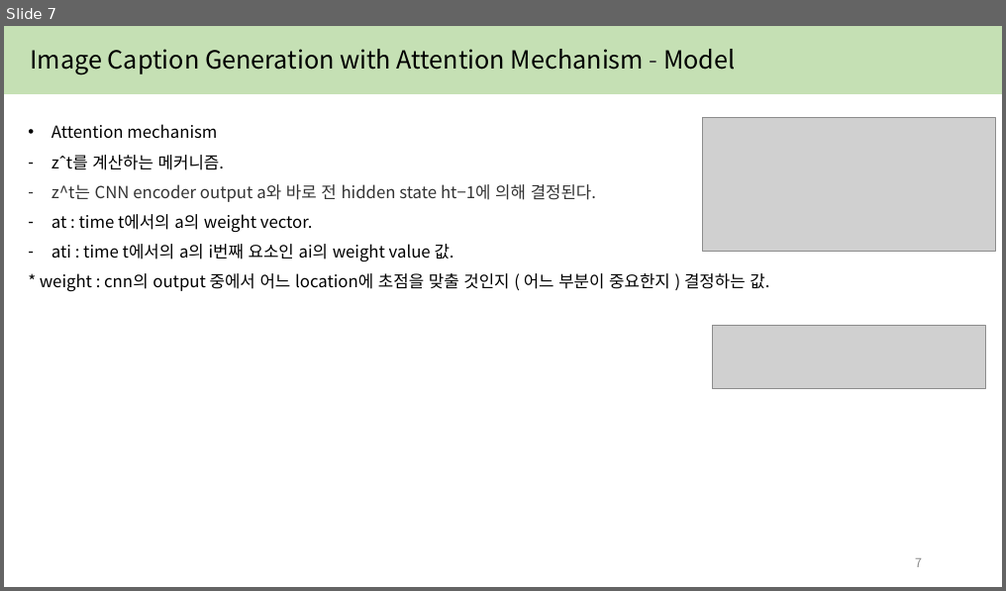
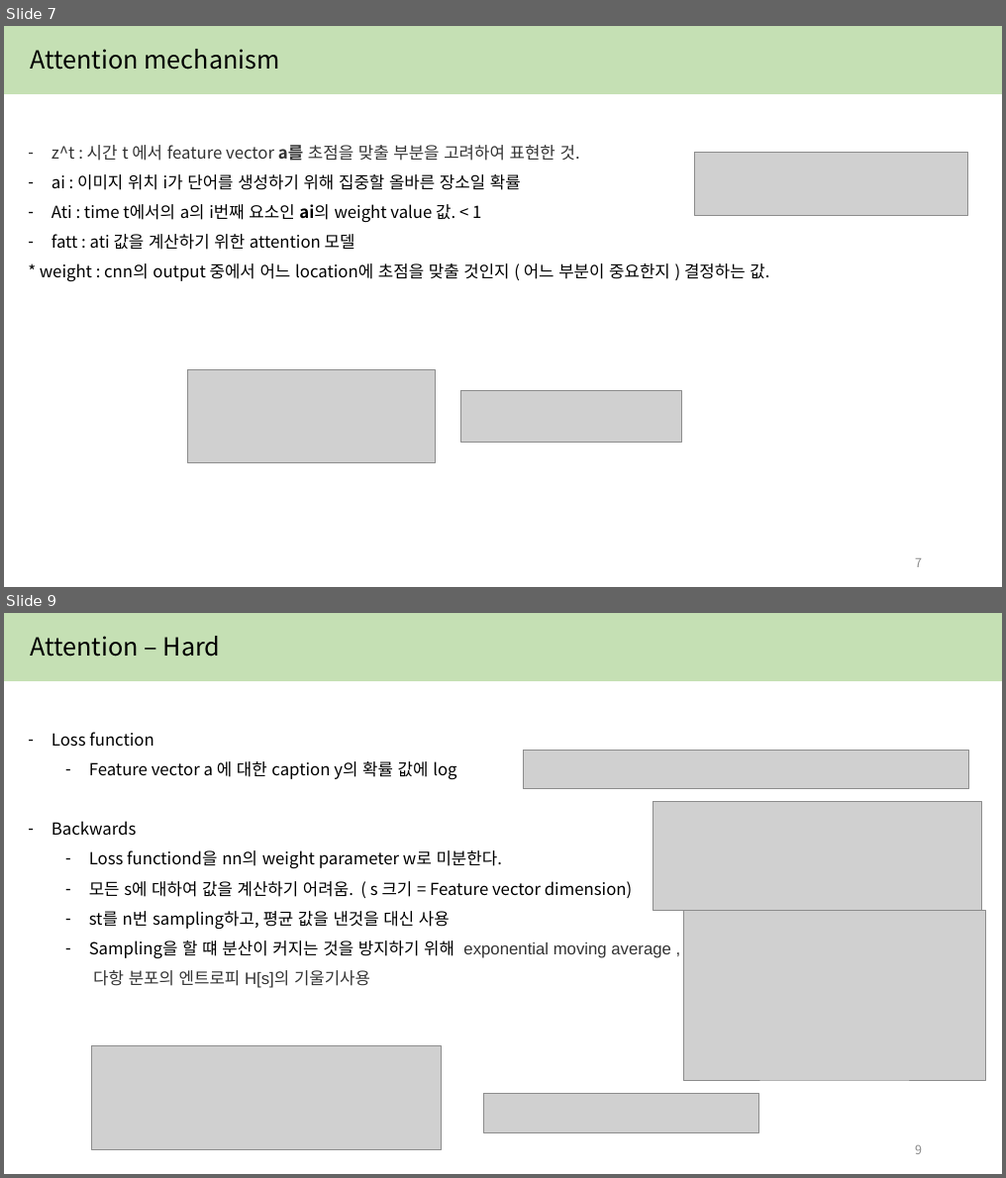
Before and after one commit to yejin087/study_image_caption, a slide deck: 4주차.pptx. Shown one above the other, each under a label of ours: slide 7 before the commit, slides 7 and 9 after it; the slides between them are not shown. The pictures are 1006x591 and 1006x1178 pixels, drawn with LibreOffice and Linux fonts; fonts in the diff are those of the drawing; grey boxes stand for pictures. Boxes give left, top, right and bottom in pixels: in the first picture for what was removed or moved away, otherwise in the second. Text is boxed around its words. In the diff, an @@ line names an element or a change of style, - is before the commit and + after.

```diff
--- a/4주차.pptx
+++ b/4주차.pptx
@@ slide 9 added at <box>4,613,1002,1174</box>, background #FFFFFF @@
@@ rectangle added at <box>4,613,1002,680</box>, fill #C5E0B4, outline #C5E0B4 1 pt @@
@@ text added at <box>31,636,221,657</box>, 24 pt, text #000000 @@
+Attention – Hard
@@ text added at <box>52,732,671,988</box>, 16 pt, text #000000 @@
+– Loss function
+  – Feature vector a 에 대한 caption y의 확률 값에 log
+– Backwards
+  – Loss functiond을 nn의 weight parameter w로 미분한다.
+  – 모든 s에 대하여 값을 계산하기 어려움. ( s 크기 = Feature vector dimension)
+  – st를 n번 sampling하고, 평균 값을 낸것을 대신 사용
+  – Sampling을 할 떄 분산이 커지는 것을 방지하기 위해 exponential moving average ,
+  다항 분포의 엔트로피 H[s]의 기울기사용
@@ picture added at <box>523,750,969,789</box> @@
@@ picture added at <box>653,801,982,910</box> @@
@@ picture added at <box>684,911,985,1080</box> @@
@@ picture added at <box>91,1047,442,1151</box> @@
@@ picture added at <box>484,1093,758,1134</box> @@
@@ page number added at <box>915,1146,922,1155</box>, 12 pt, text #8C8C8C @@
+9
@@ slide 7 changed as well @@
@@ text at <box>31,49,280,70</box>: text changed @@
-Image Caption Generation with Attention Mechanism - Model
+Attention mechanism
@@ text at <box>52,145,580,250</box>: text changed @@
-• Attention mechanism
-– zˆt를 계산하는 메커니즘.
-– z^t는 CNN encoder output a와 바로 전 hidden state ht−1에 의해 결정된다.
-– at : time t에서의 a의 weight vector.
-– ati : time t에서의 a의 i번째 요소인 ai의 weight value 값.
+– z^t : 시간 t 에서 feature vector a를 초점을 맞출 부분을 고려하여 표현한 것.
+– ai : 이미지 위치 i가 단어를 생성하기 위해 집중할 올바른 장소일 확률
+– Ati : time t에서의 a의 i번째 요소인 ai의 weight value 값. < 1
+– fatt : ati 값을 계산하기 위한 attention 모델
@@ picture: place and size @@
-picture at <box>712,325,985,388</box>
+picture at <box>695,152,968,215</box>
@@ picture: place and size @@
-picture at <box>703,117,996,251</box>
+picture at <box>187,371,436,464</box>
@@ picture added at <box>460,390,681,442</box> @@
```
Also in this commit, not shown: 6 other slides changed, 1 other slide added.
